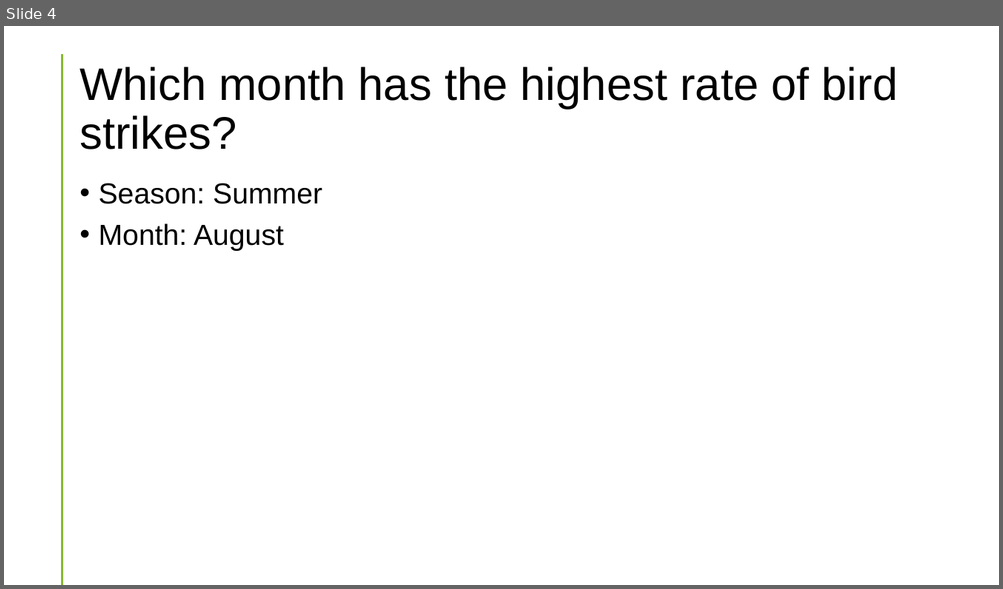
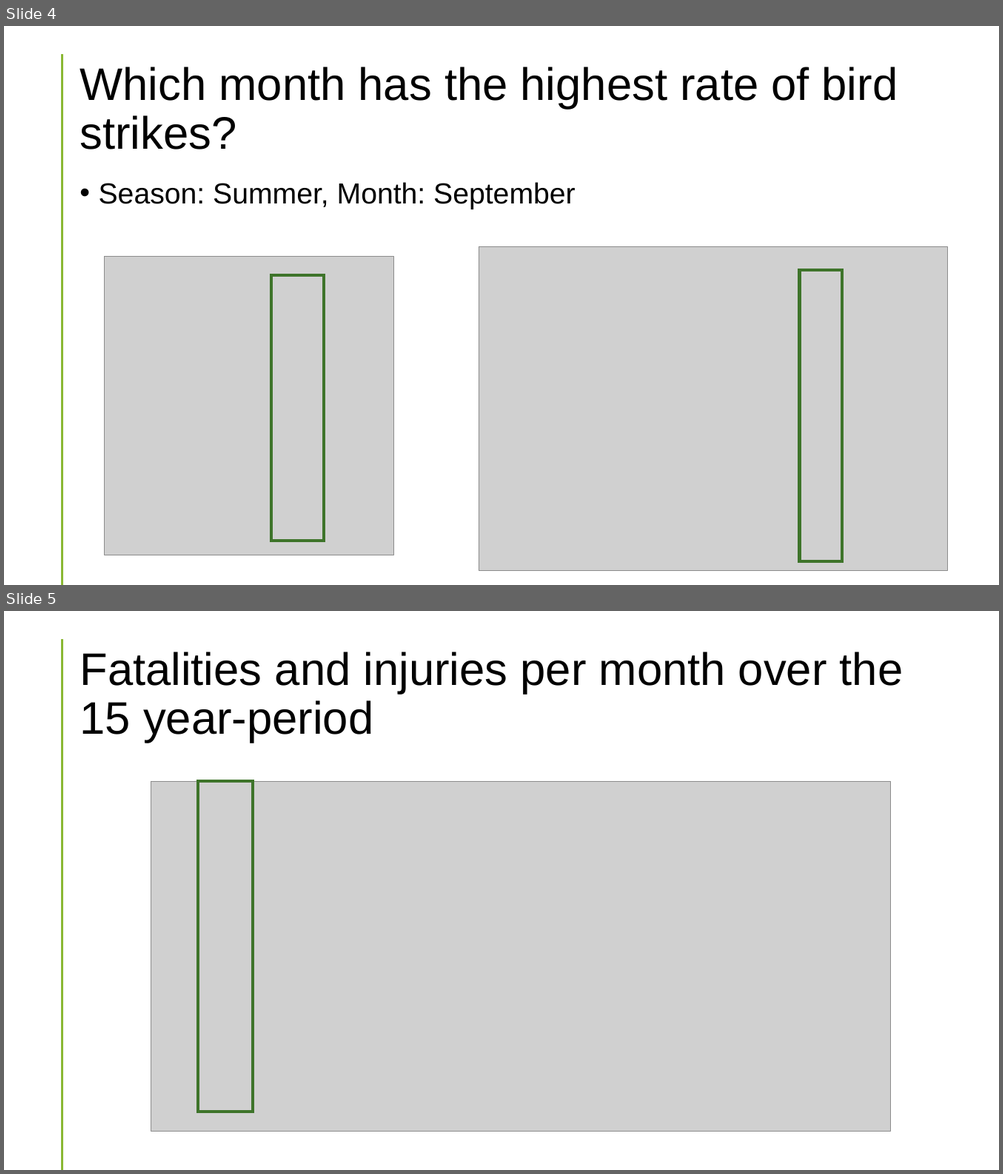
Before and after one commit to kplam624/Birds-Plane-Incident-Analysis, a slide deck: Project-1_CombatWombats.pptx. Shown one above the other, each under a label of ours: slide 4 before the commit, slides 4 and 5 after it. The pictures are 1003x589 and 1003x1174 pixels, drawn with LibreOffice and Linux fonts; fonts in the diff are those of the drawing; grey boxes stand for pictures. Boxes give left, top, right and bottom in pixels: in the first picture for what was removed or moved away, otherwise in the second. Text is boxed around its words. In the diff, an @@ line names an element or a change of style, - is before the commit and + after.

```diff
--- a/Project-1_CombatWombats.pptx
+++ b/Project-1_CombatWombats.pptx
@@ slide 5 added at <box>4,611,999,1170</box>, background #FFFFFF; not listed: 1 template element that a slide beside it also shows @@
@@ title added at <box>79,652,903,743</box>, 44 pt, text #000000 @@
+Fatalities and injuries per month over the 15 year-period
@@ picture added at <box>151,781,891,1131</box> @@
@@ rectangle added at <box>198,781,253,1112</box>, outline #3E752A 3 pt @@
@@ slide 4 changed as well @@
@@ text at <box>99,182,575,210</box>: text changed @@
-• Season: Summer
-• Month: August
+• Season: Summer, Month: September
@@ picture added at <box>478,247,948,571</box> @@
@@ picture added at <box>104,257,393,556</box> @@
@@ rectangle added at <box>271,276,324,542</box>, outline #3E752A 3 pt @@
@@ rectangle added at <box>800,271,842,562</box>, outline #3E752A 3 pt @@
```
Also in this commit, not shown: 10 other slides changed, 8 other slides added, 3 slides removed.
